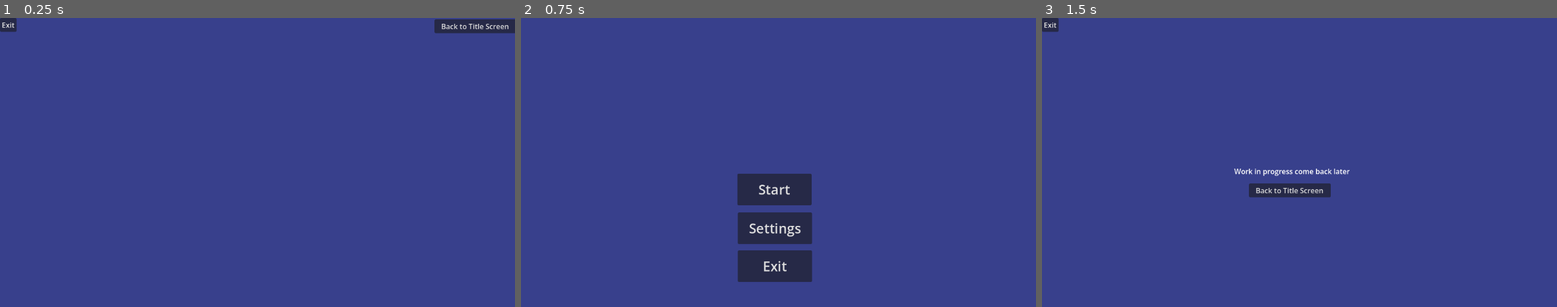
Above: before the commit, frames 1-3 (left to right).
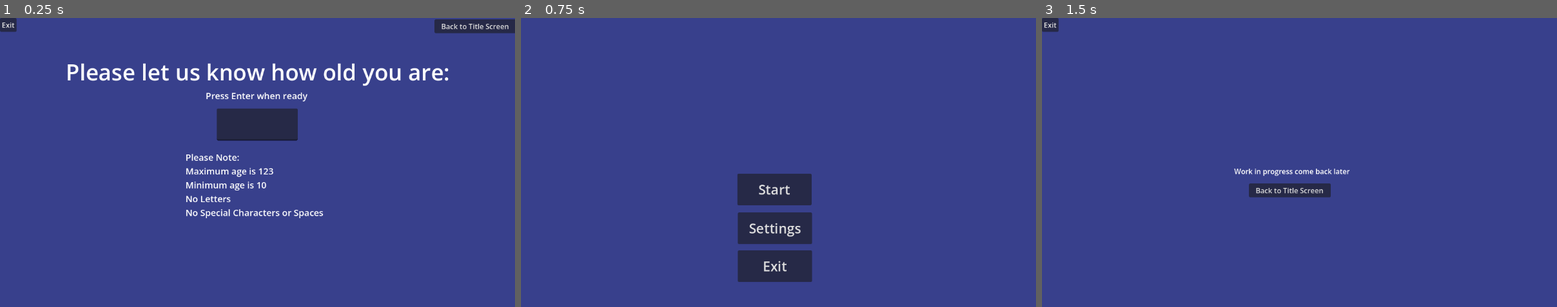
Above: after the commit, the same moments.

Repository: AlexandraWong22054/91906
Game: Godot game, scene res://third_window.tscn
Two runs of this game, one before a commit and one after it. Both use one fixed random seed, a clock stepped at 60 frames per second and the inputs below. This scene is started directly instead of the project's main scene.
Inputs:
- Up to frame 1 (0.25 s): no input
- Up to frame 2 (0.75 s): click "Back to Title Screen" at 0.5 s
- Up to frame 3 (1.5 s): click "Settings" at 1.25 s

The runs differ from the first frame. In frame 1, 4.5% of the frame differs, in the area x 13-88%, y 15-70%; in frame 2, nothing differs; in frame 3, nothing differs.

Commit message:
Added age input
Made third window for an age input

Diff:
--- /dev/null
+++ b/age.gd
@@ -0,0 +1,38 @@
+extends LineEdit
+
+var player_age : String = ""
+@onready var Invalid = get_node("Invalid_Input")
+@onready var Age = get_node("Invalid_Input/AgeError")
+@onready var Space = get_node("Invalid_Input/AgeError")
+@onready var Letter = get_node("Invalid_Input/LetterError")
+@onready var SpecChar = get_node("Invalid_Input/SpecialCharError")
+@onready var Old = get_node("Invalid_Input/OldestError")
+@onready var Young = get_node("Invalid_Input/ChildError")
+
+func _on_text_changed(new_age):
+	if " " in new_age:
+		var cursor_place = caret_column #Save cursor
+		text = new_age.replace(" ","") #Replace space with nothing, removes the space
+		caret_column = cursor_place -1 #Reset cursor to saved
+		Invalid.show()
+		Space.show()
+
+
+func _on_text_submitted(new_age):
+	var int_age = int(new_age)
+	if new_age.is_empty():
+		Invalid.show()
+	if int_age > 123: #Error popup if age is over maximum
+		Invalid.show()
+		Old.show()
+	if int_age < 10:
+		Invalid.show() #Error popup if age is under minimum
+		Young.show()
+
+
+func _on_invalid_input_close_requested():
+	Invalid.hide()
+	Age.hide()
+	Space.hide()
+	Old.hide()
+	Young.hide()
--- a/line_edit.gd
+++ b/line_edit.gd
@@ -3,6 +3,7 @@
 var player_name : String = ""
 var numbers = ["1", "2", "3", "4", "5", "6", "7", "8", "9", "0" ]
 var Special = ["~","!","@","#","$","%","^","&","*","(",")","<",">","~","`","-","_","=","+","{","}","[","]","|","/","?","\\",".",",","'",]
+#Calls other nodes and connects them to variables to use in this script.
 @onready var Continue = get_node("Continue")
 @onready var Greeting = get_node("Greeting")
 @onready var Invalid = get_node("Invalid_Input")
@@ -15,12 +16,12 @@
 	max_length = 15 #only 15 character limit
 
 func _on_text_changed(new_text: String):
-	if " " in new_text:
+	if " " in new_text: #if a space is input
 		var cursor_place = caret_column #saves where the cursor most recently is
 		text = new_text.replace(" ","") #when space button is pressed, remove the space from occuring
 		caret_column = cursor_place -1 #Resets cursor place so that inputing a space doesn't move back to the start
-		Invalid.show()
-		Space.show()
+		Invalid.show() #error window pops up
+		Space.show() #specific error message pops up
 	if new_text in numbers:
 		print("Numbers detected!")
 		var cursor_place = caret_column
--- a/third_window.tscn
+++ b/third_window.tscn
@@ -1,6 +1,7 @@
 [gd_scene format=3 uid="uid://btsrlhk7ymlw0"]
 
 [ext_resource type="Script" uid="uid://dg5kxfvkrnqnm" path="res://exit.gd" id="1_3qxjr"]
+[ext_resource type="Script" uid="uid://dsscw5c8lu8nj" path="res://age.gd" id="1_eildx"]
 [ext_resource type="Script" uid="uid://fcbp5u37bxsv" path="res://main_menu.gd" id="2_eildx"]
 
 [node name="ThirdWindow" type="Control" unique_id=1893395865]
@@ -10,6 +11,91 @@
 anchor_bottom = 1.0
 grow_horizontal = 2
 grow_vertical = 2
+
+[node name="Age" type="LineEdit" parent="." unique_id=726029690]
+layout_mode = 0
+offset_left = 485.0
+offset_top = 203.0
+offset_right = 666.0
+offset_bottom = 275.0
+script = ExtResource("1_eildx")
+
+[node name="Invalid_Input" type="Window" parent="Age" unique_id=482216487]
+transparent_bg = true
+oversampling_override = 1.0
+initial_position = 1
+size = Vector2i(500, 300)
+visible = false
+
+[node name="AgeError" type="Label" parent="Age/Invalid_Input" unique_id=1673280789]
+visible = false
+offset_left = 126.0
+offset_top = 90.0
+offset_right = 379.0
+offset_bottom = 223.0
+theme_override_font_sizes/font_size = 25
+text = "Your age is empty!
+Please enter an age."
+horizontal_alignment = 1
+vertical_alignment = 1
+
+[node name="SpaceError" type="Label" parent="Age/Invalid_Input" unique_id=899999129]
+visible = false
+offset_left = 75.0
+offset_top = 140.0
+offset_right = 428.0
+offset_bottom = 175.0
+theme_override_font_sizes/font_size = 25
+text = "Please do not include spaces."
+
+[node name="LetterError" type="Label" parent="Age/Invalid_Input" unique_id=1262207321]
+visible = false
+offset_left = 59.0
+offset_top = 99.0
+offset_right = 446.0
+offset_bottom = 191.0
+theme_override_font_sizes/font_size = 25
+text = "Please do not include letters.
+Numbers Only"
+horizontal_alignment = 1
+
+[node name="SpecialCharError" type="Label" parent="Age/Invalid_Input" unique_id=1264007297]
+visible = false
+offset_left = 2.0
+offset_top = 104.0
+offset_right = 491.0
+offset_bottom = 177.0
+theme_override_font_sizes/font_size = 25
+text = "Please do not include special characters.
+Numbers only."
+horizontal_alignment = 1
+
+[node name="OldestError" type="Label" parent="Age/Invalid_Input" unique_id=487118300]
+visible = false
+offset_left = 2.0
+offset_top = 59.0
+offset_right = 491.0
+offset_bottom = 208.0
+theme_override_font_sizes/font_size = 25
+text = "As of July 2026, the oldest person
+ lived to 122 years old.
+Are you the new world record holder???
+Please enter a more realistic age."
+horizontal_alignment = 1
+
+[node name="ChildError" type="Label" parent="Age/Invalid_Input" unique_id=709568813]
+visible = false
+offset_left = 2.0
+offset_top = 53.0
+offset_right = 491.0
+offset_bottom = 240.0
+theme_override_font_sizes/font_size = 25
+text = "...Are you sure you're below
+the age of 10?
+If so, perhaps wait to play this game
+ when you are older.
+If not please enter a more realistic age."
+horizontal_alignment = 1
 
 [node name="Exit" type="Button" parent="." unique_id=352116507]
 layout_mode = 0
@@ -28,5 +114,39 @@
 "
 script = ExtResource("2_eildx")
 
+[node name="Please" type="Label" parent="." unique_id=312115720]
+layout_mode = 0
+offset_left = 147.0
+offset_top = 86.0
+offset_right = 1019.0
+offset_bottom = 155.0
+theme_override_font_sizes/font_size = 50
+text = "Please let us know how old you are:"
+
+[node name="Press" type="Label" parent="." unique_id=1229777025]
+layout_mode = 0
+offset_left = 460.0
+offset_top = 160.0
+offset_right = 688.0
+offset_bottom = 188.0
+theme_override_font_sizes/font_size = 20
+text = "Press Enter when ready"
+
+[node name="Notes" type="Label" parent="." unique_id=358570927]
+layout_mode = 0
+offset_left = 415.0
+offset_top = 298.0
+offset_right = 724.0
+offset_bottom = 450.0
+theme_override_font_sizes/font_size = 20
+text = "Please Note:
+Maximum age is 123
+Minimum age is 10
+No Letters
+No Special Characters or Spaces"
+
+[connection signal="text_changed" from="Age" to="Age" method="_on_text_changed"]
+[connection signal="text_submitted" from="Age" to="Age" method="_on_text_submitted"]
+[connection signal="close_requested" from="Age/Invalid_Input" to="Age" method="_on_invalid_input_close_requested"]
 [connection signal="pressed" from="Exit" to="Exit" method="_on_pressed"]
 [connection signal="pressed" from="Main Menu" to="Main Menu" method="_on_pressed"]
Not shown, added: age.gd.uid
